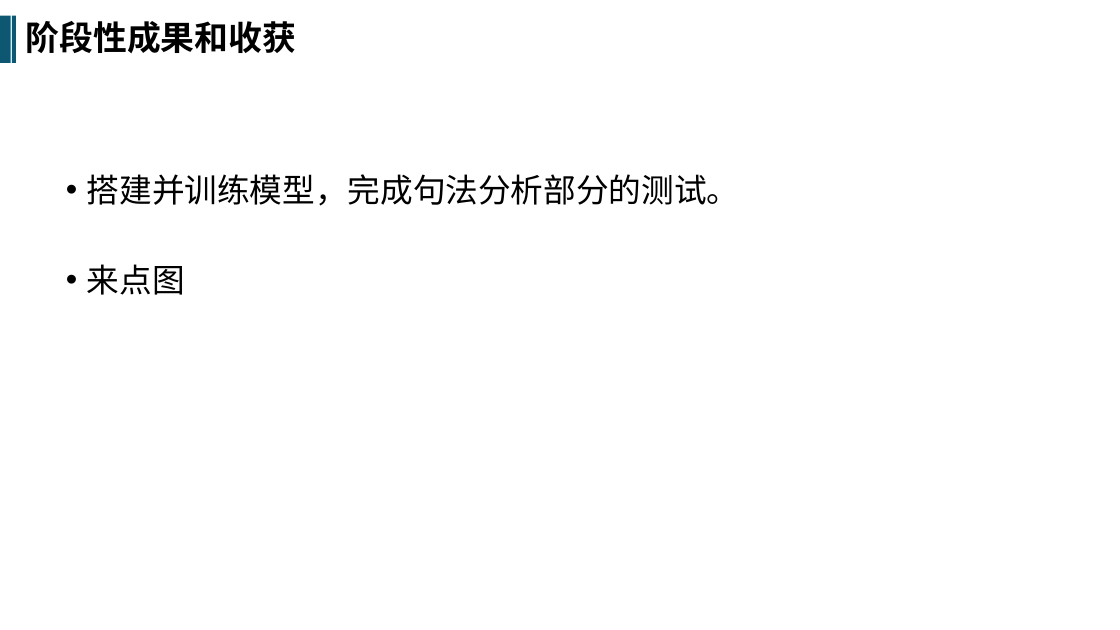
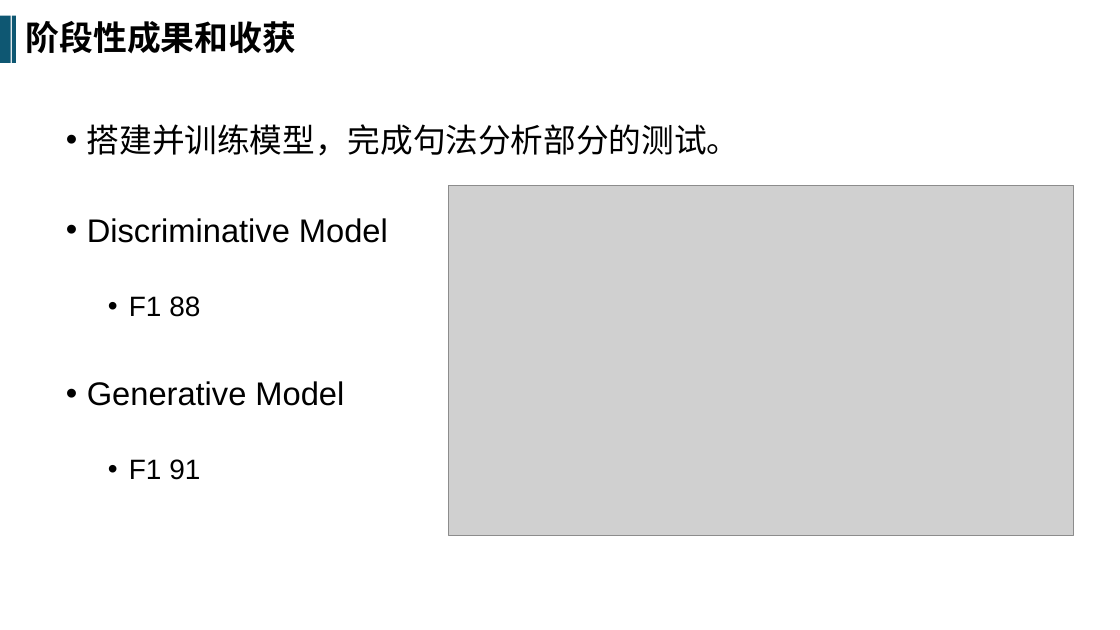
Before and after one commit to SRTPnsxjhw/SRTP, a slide deck: slide 3 of Notes_JHW/中期.pptx. Drawn at 1120x630 pixels with LibreOffice and Linux fonts; fonts in the diff are those of the drawing; grey boxes stand for pictures. Boxes give left, top, right and bottom in pixels: in the first picture for what was removed or moved away, otherwise in the second. Text is boxed around its words. In the diff, an @@ line names an element or a change of style, - is before the commit and + after.

```diff
--- a/Notes_JHW/中期.pptx
+++ b/Notes_JHW/中期.pptx
@@ text "搭建并训练模型，完成句法分析部分的测试。": place and size @@
-text "搭建并训练模型，完成句法分析部分的测试。" at [87, 174, 739, 295]
+text "搭建并训练模型，完成句法分析部分的测试。" at [87, 124, 739, 480]
@@ picture added at [449, 185, 1074, 535] @@
@@ text at [87, 218, 388, 480]: text changed @@
-• 来点图
+• Discriminative Model
+  • F1 88
+• Generative Model
+  • F1 91
```
Also in this commit, not shown: 1 other slide changed, 2 slides added, 1 slide removed, 2 other files.
